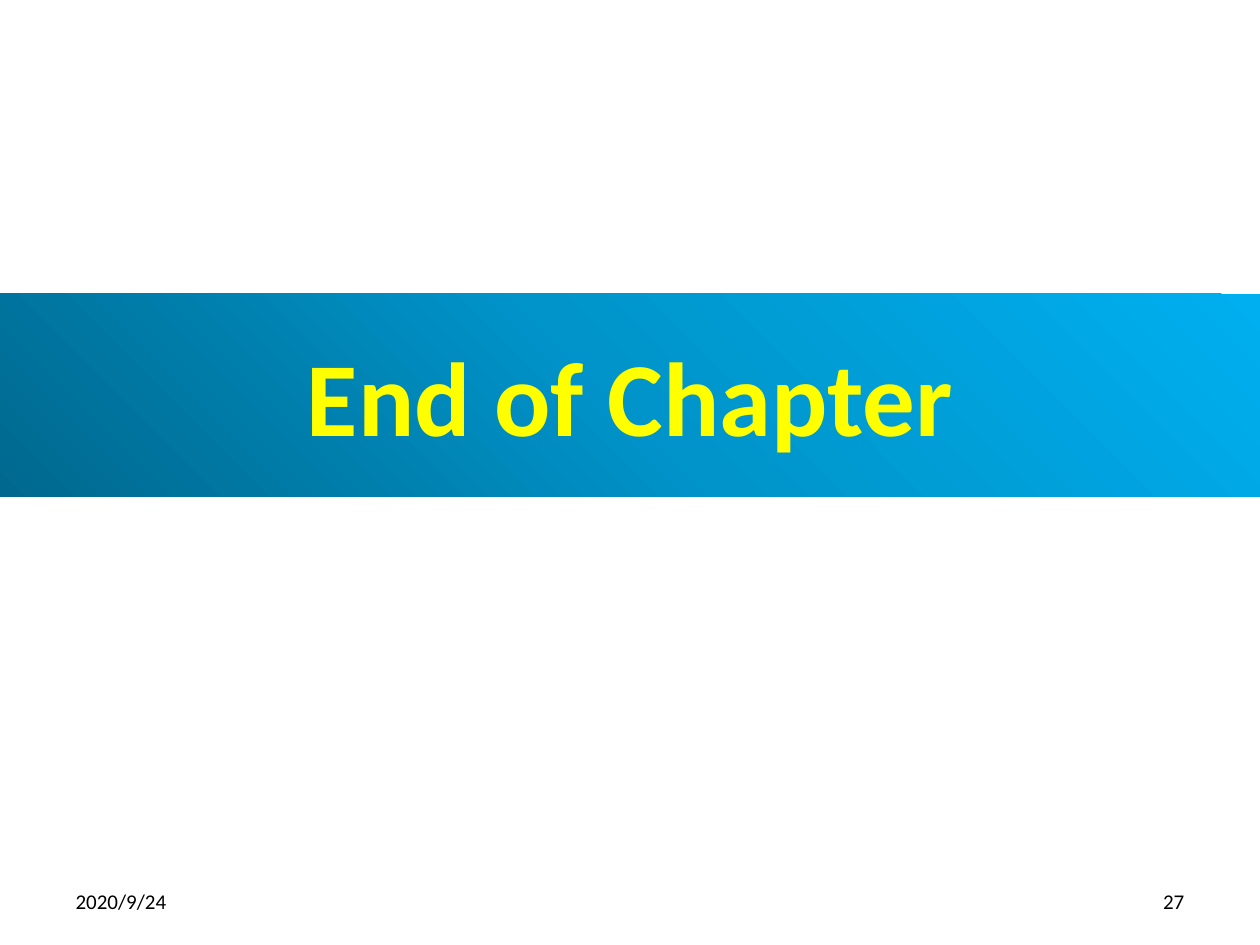
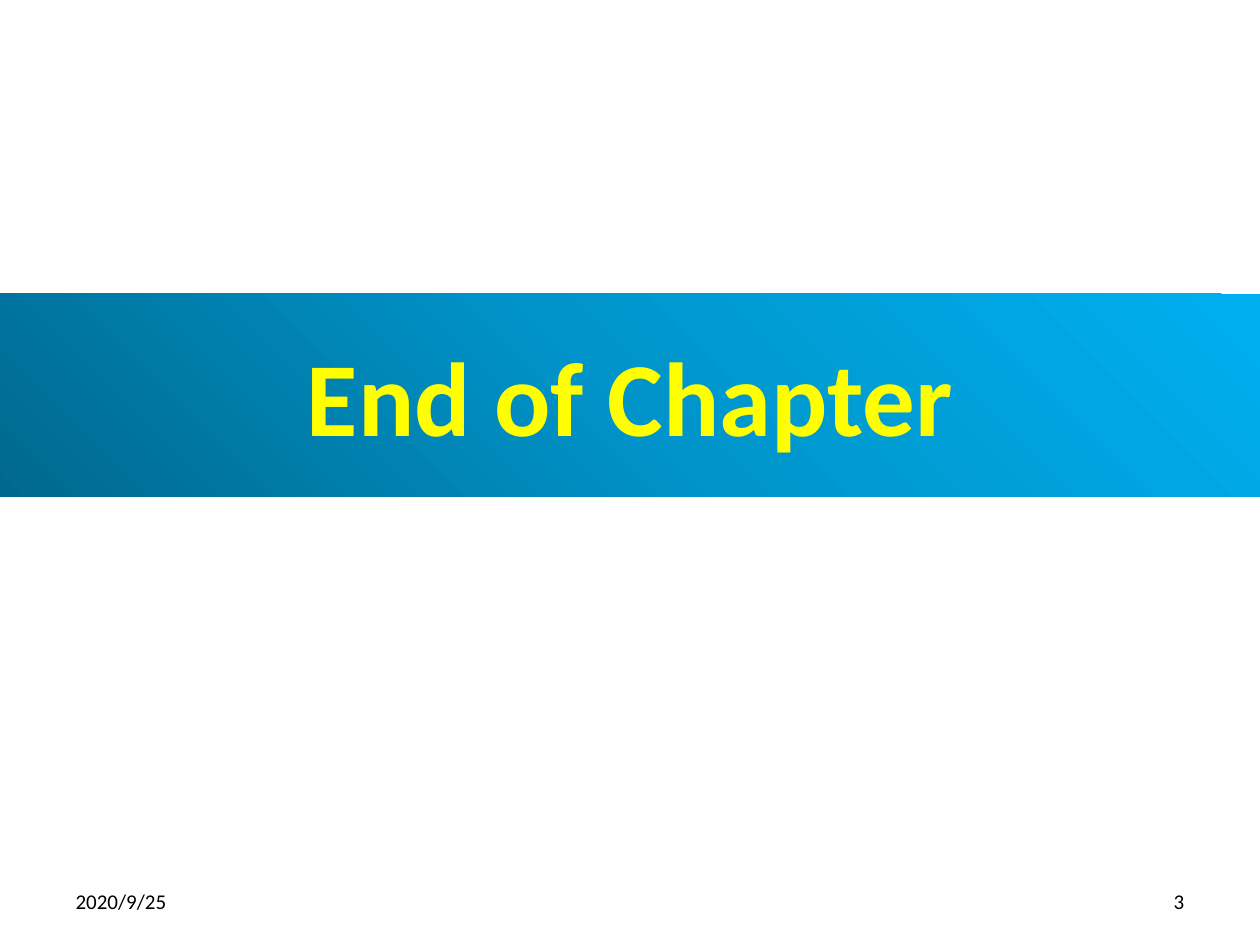
Before and after one commit to peterhchen/900_Python_ML_DS_DL, a slide deck: slide 3 of 006_SetupRunTensorflowLinux.pptx (slide 27 before the commit). Drawn at 1260x945 pixels with LibreOffice and Linux fonts; fonts in the diff are those of the drawing. Boxes give left, top, right and bottom in pixels: in the first picture for what was removed or moved away, otherwise in the second. Text is boxed around its words. In the diff, an @@ line names an element or a change of style, - is before the commit and + after.

```diff
--- a/006_SetupRunTensorflowLinux.pptx
+++ b/006_SetupRunTensorflowLinux.pptx
@@ text at [76,894,167,910]: text changed @@
-2020/9/24
+2020/9/25
@@ page number at [1174,895,1185,909]: text changed @@
-27
+3
```
Also in this commit, not shown: 2 other slides changed, 24 slides removed, 1 other file.
